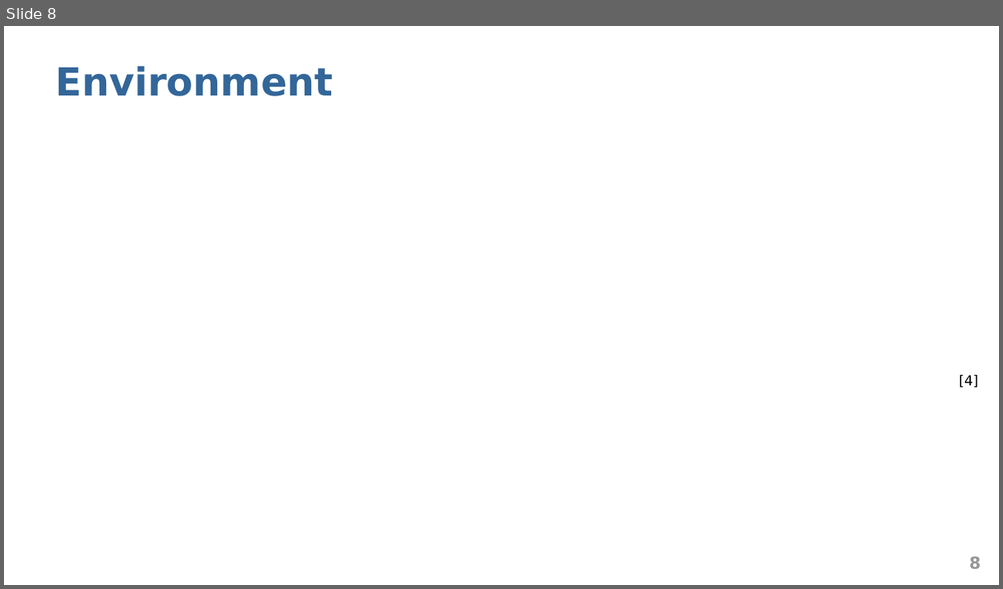
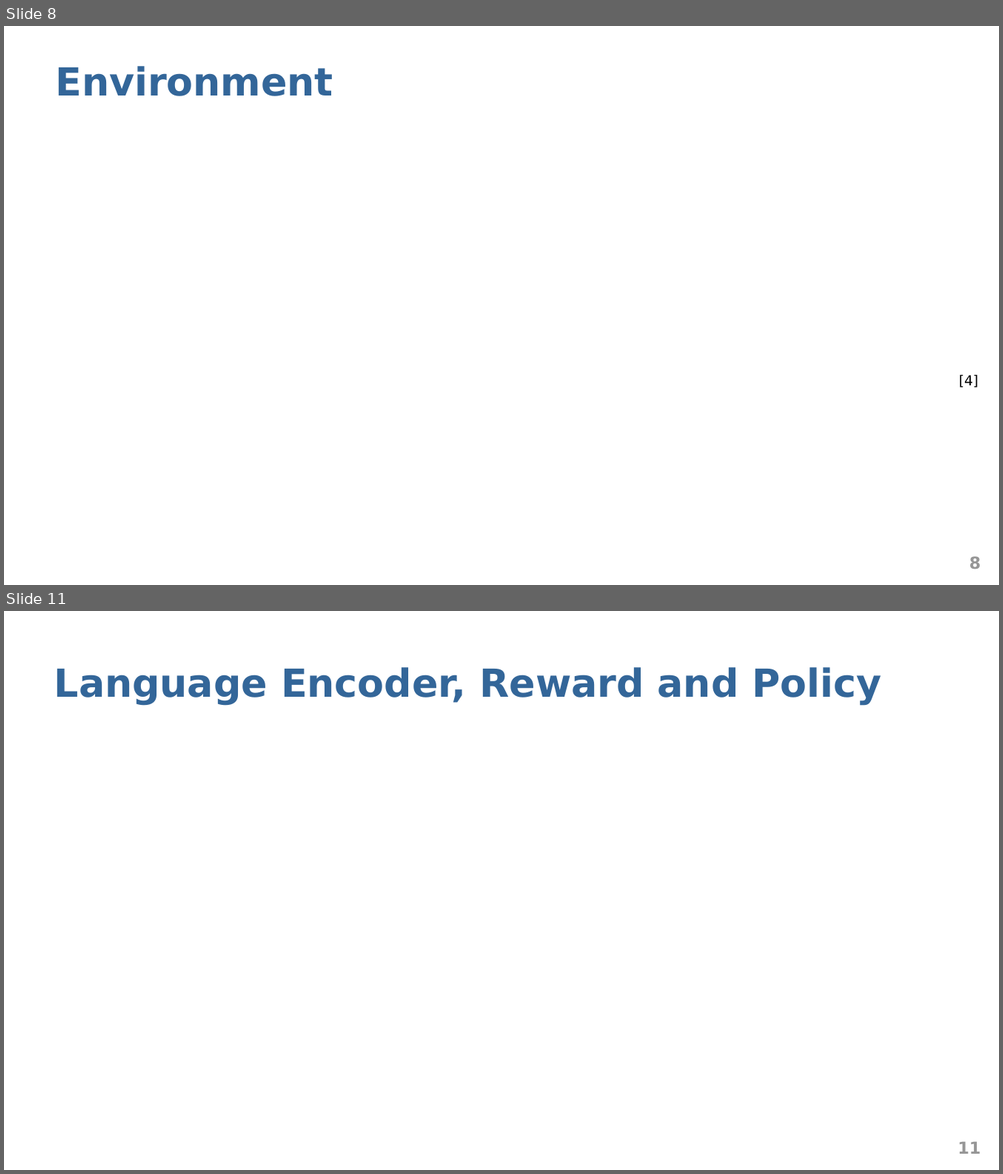
Before and after one commit to abduskhazi/deep-reinforcement-learning-seminar, a slide deck: presentation.pptx. Shown one above the other, each under a label of ours: slide 8 before the commit, slides 8 and 11 after it; the slides between them are not shown. The pictures are 1003x589 and 1003x1174 pixels, drawn with LibreOffice and Linux fonts; fonts in the diff are those of the drawing; grey boxes stand for pictures. Boxes give left, top, right and bottom in pixels: in the first picture for what was removed or moved away, otherwise in the second. Text is boxed around its words. In the diff, an @@ line names an element or a change of style, - is before the commit and + after.

```diff
--- a/presentation.pptx
+++ b/presentation.pptx
@@ slide 11 added at box(4, 611, 999, 1170), background #FFFFFF @@
@@ title added at box(54, 667, 882, 705), 28 pt, text #336699, bold @@
+Language Encoder, Reward and Policy
@@ page number added at box(957, 1142, 980, 1154), 12 pt, text #969696, bold @@
+11
```
Also in this commit, not shown: 7 slides changed, 1 other slide added, 2 slides removed.
